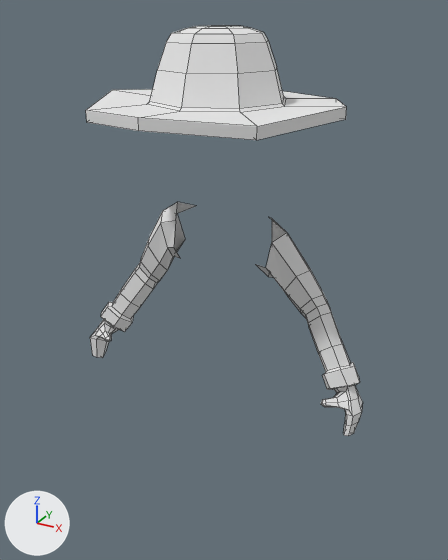
The Blender file Midget Walk Sequence.blend as it was, and as the next commit left it.
Before and after are seen from a camera (50 mm lens) standing at (8.45, -15.09, 15.83) and looking at (0.03, 0.22, 8.18). Arrows for +X, +Y and +Z are at lower left; the lights stay in place. Mesh edges are drawn as thin lines. The same objects are shown in both versions, whatever each file hides.

Before the edit, the objects in view are built like this:
```python
me_cube_001 = bpy.data.meshes.new('Cube.001')
me_cube_001.from_pydata(...)  # 320 vertices, 306 faces; spans x -4.82..4.82, y -3.68..3.61, z 4.57..15.39
me_cube_001.materials.append(mat_character)  # its picture is missing
ob_character_001 = bpy.data.objects.new('Character.001', me_cube_001)
ob_character_001.location = (0.0, 0.0, 0.0)
```
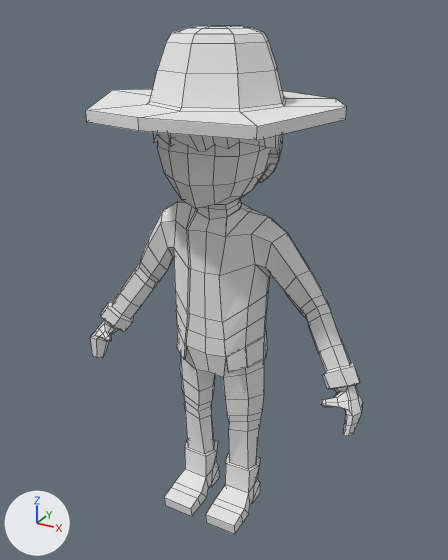
What differs and where, as boxes [x1, y1, x2, y2] in the pictures (448 x 560 px):
```json
{"object": "Character.001", "change": "reshaped", "before": [86, 26, 362, 436], "after": [86, 26, 362, 534], "on screen": "24% taller"}
{"part": 1, "of": "me_cube_001", "change": "added", "after": [153, 132, 283, 183]}
{"part": 2, "of": "me_cube_001", "change": "added", "after": [157, 138, 286, 534]}
```

Edits to the scene script, one JSON object a line:
```json
{"block": "me_cube_001", "where": "# used by ob_character_001; location = (0.0, 0.0, 0.0)"}
{"op": "remove", "block": "me_cube_001", "code": "me_cube_001.from_pydata(...)  # 320 vertices, 306 faces; spans x -4.82..4.82, y -3.68..3.61, z 4.57..15.39"}
{"op": "add", "block": "me_cube_001", "code": "me_cube_001.from_pydata(...)  # 863 vertices, 822 faces, 1 loose edge; spans x -4.82..4.82, y -3.68..3.61, z 0.0..15.39"}
{"block": "me_cube_001", "change": "me_cube_001 part 1: a new loose piece of 220 vertices spanning x -1.76..1.76, y -1.76..1.66, z 11.07..14.43, in mat_character (its picture is missing)"}
{"block": "me_cube_001", "change": "me_cube_001 part 2: 323 vertices added at x -1.64..1.64, y -1.64..1.24, z 0.0..13.29"}
```
